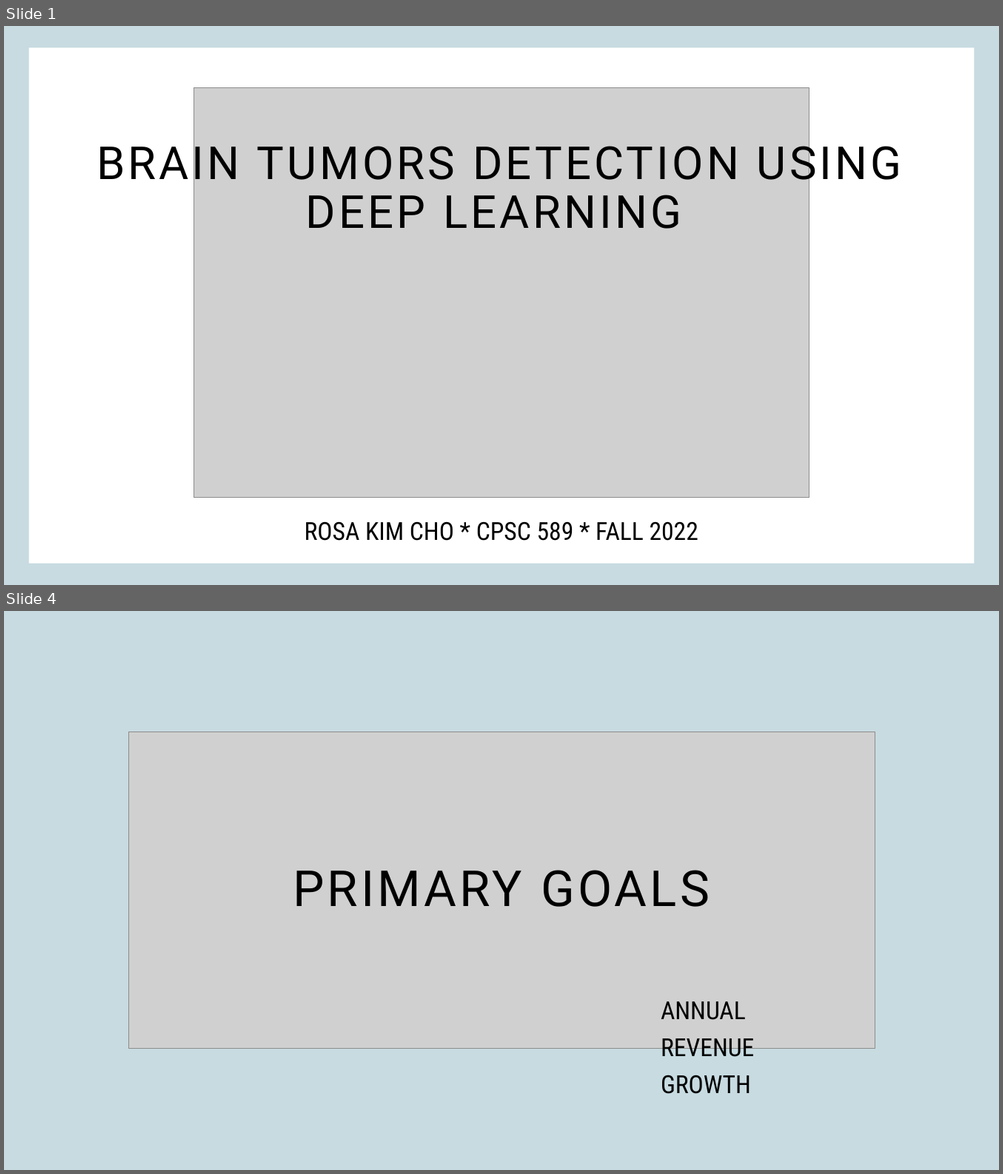
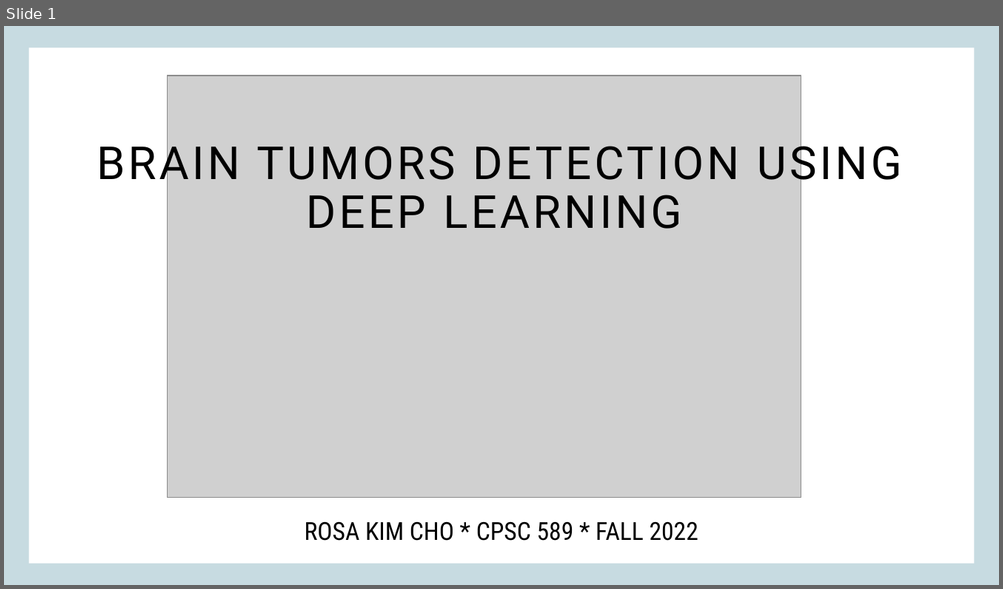
Before and after one commit to rkcho317/projcerebro, a slide deck: Presentation2.pptx. Shown one above the other, each under a label of ours: slides 1 and 4 before the commit, slide 1 after it; the slides between them are not shown. The pictures are 1003x1174 and 1003x589 pixels, drawn with LibreOffice and Linux fonts; fonts in the diff are those of the drawing; grey boxes stand for pictures. Boxes give left, top, right and bottom in pixels: in the first picture for what was removed or moved away, otherwise in the second. Text is boxed around its words. In the diff, an @@ line names an element or a change of style, - is before the commit and + after.

```diff
--- a/Presentation2.pptx
+++ b/Presentation2.pptx
@@ slide 4 removed at (4,611,999,1170), background #C7DBE1 @@
@@ picture removed at (128,732,875,1049) @@
@@ title removed at (293,870,709,907) @@
-PRIMARY GOALS
@@ text removed at (660,1002,754,1094) @@
-ANNUAL
-REVENUE
-GROWTH
@@ slide 1 changed as well @@
@@ picture: place and size @@
-picture at (193,88,809,498)
+picture at (168,76,801,497)
```
Also in this commit, not shown: 1 other slide changed, 5 slides added, 10 other slides removed, 8 other files.
